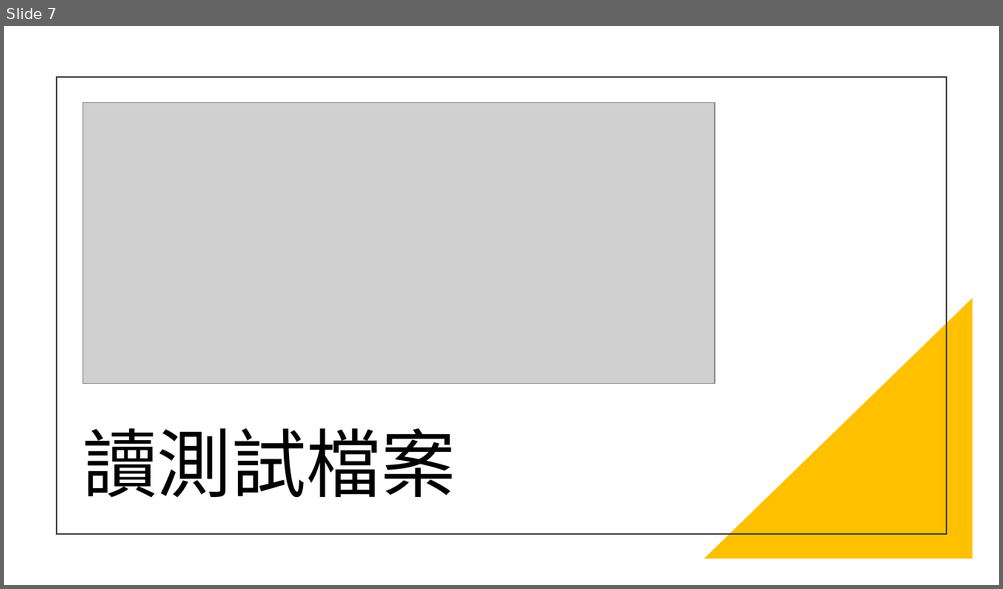
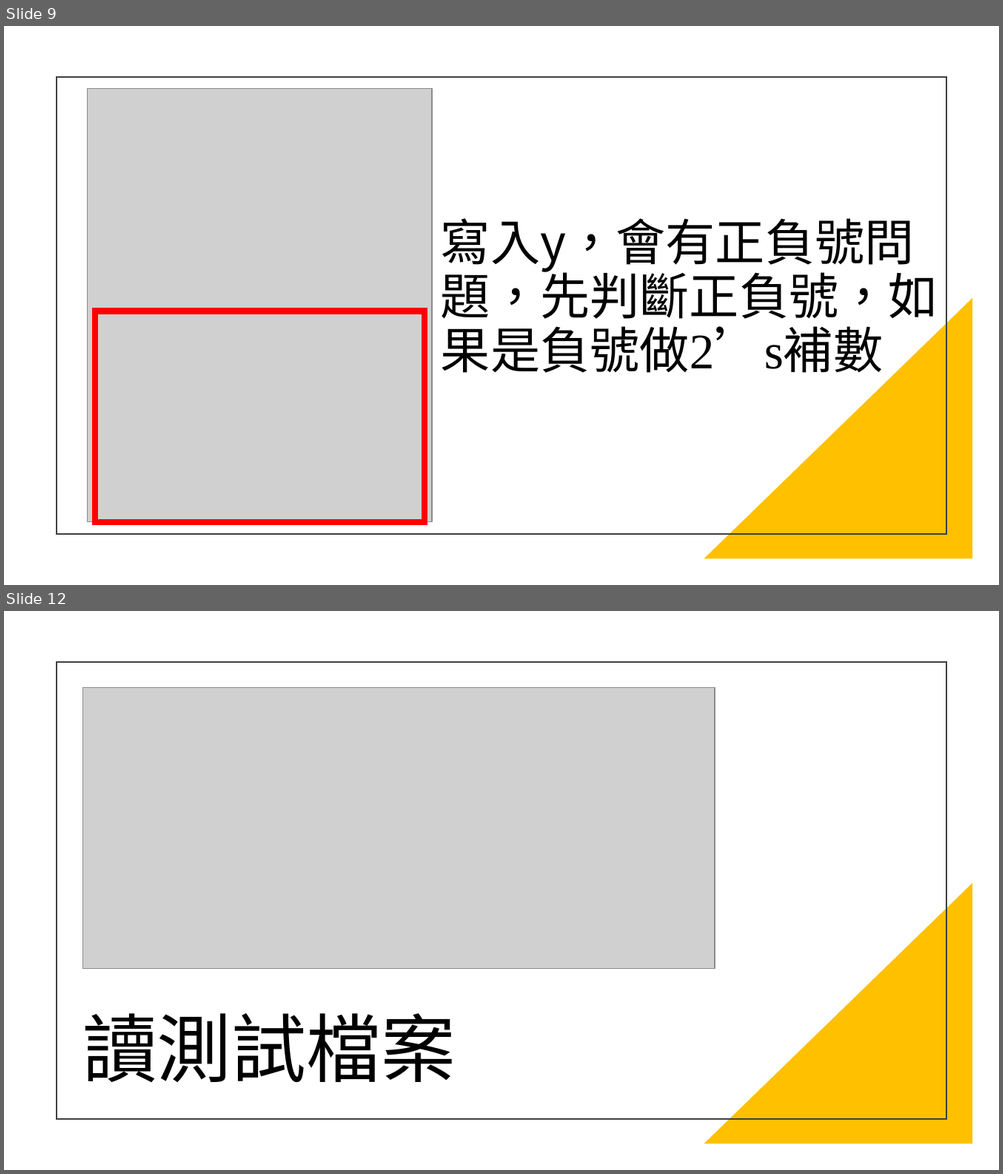
Before and after one commit to kerong2002/111-practices-of-digtal-system-design, a slide deck: 20221027/Cordic/Cordic報告.pptx. Shown one above the other, each under a label of ours: slide 7 before the commit, slides 9 and 12 after it; the slides between them are not shown. The pictures are 1003x589 and 1003x1174 pixels, drawn with LibreOffice and Linux fonts; fonts in the diff are those of the drawing; grey boxes stand for pictures. Boxes give left, top, right and bottom in pixels: in the first picture for what was removed or moved away, otherwise in the second. Text is boxed around its words. In the diff, an @@ line names an element or a change of style, - is before the commit and + after.

```diff
--- a/20221027/Cordic/Cordic報告.pptx
+++ b/20221027/Cordic/Cordic報告.pptx
@@ slide 9 added at (x1=4, y1=26, x2=999, y2=585), background #FFFFFF @@
@@ rectangle added at (x1=57, y1=77, x2=946, y2=534), outline #404040 1.5 pt @@
@@ picture added at (x1=88, y1=89, x2=432, y2=522) @@
@@ text added at (x1=441, y1=218, x2=938, y2=373), 48 pt, text #000000 @@
+寫入y，會有正負號問題，先判斷正負號，如果是負號做2’s補數
@@ rectangle added at (x1=95, y1=311, x2=425, y2=522), outline #FF0000 6 pt @@
@@ right triangle added at (x1=704, y1=298, x2=973, y2=560), fill #FFC000 @@
@@ what was slide 7 is now slide 12 @@
```
Also in this commit, not shown: 6 other slides added.
